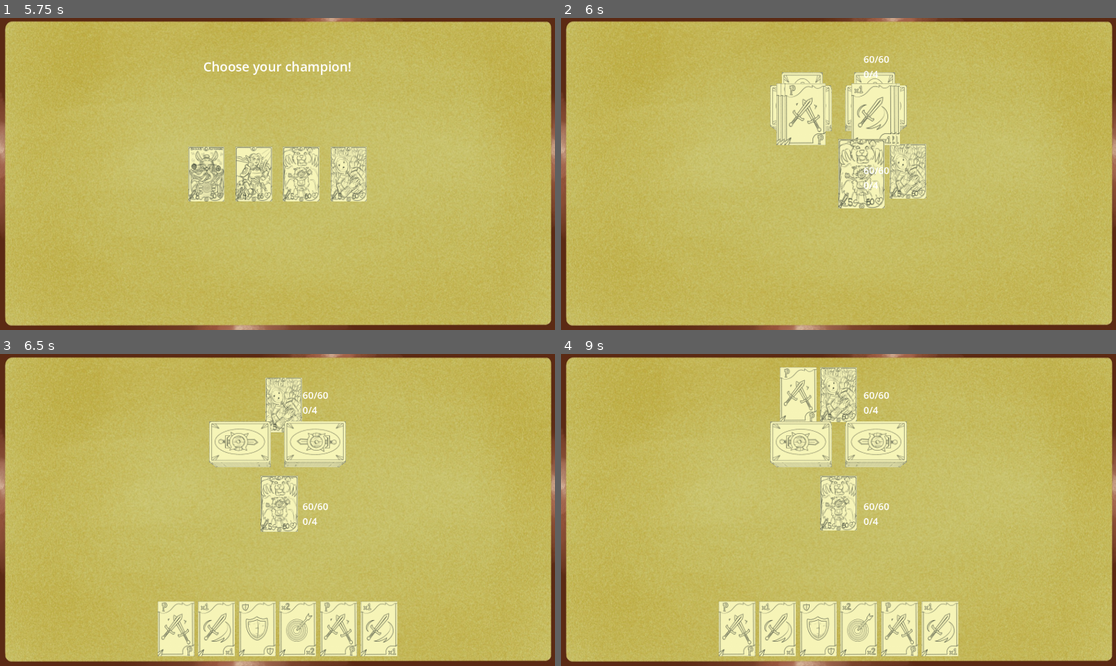
Above: before the commit, frames 1-4 (two rows, left to right).
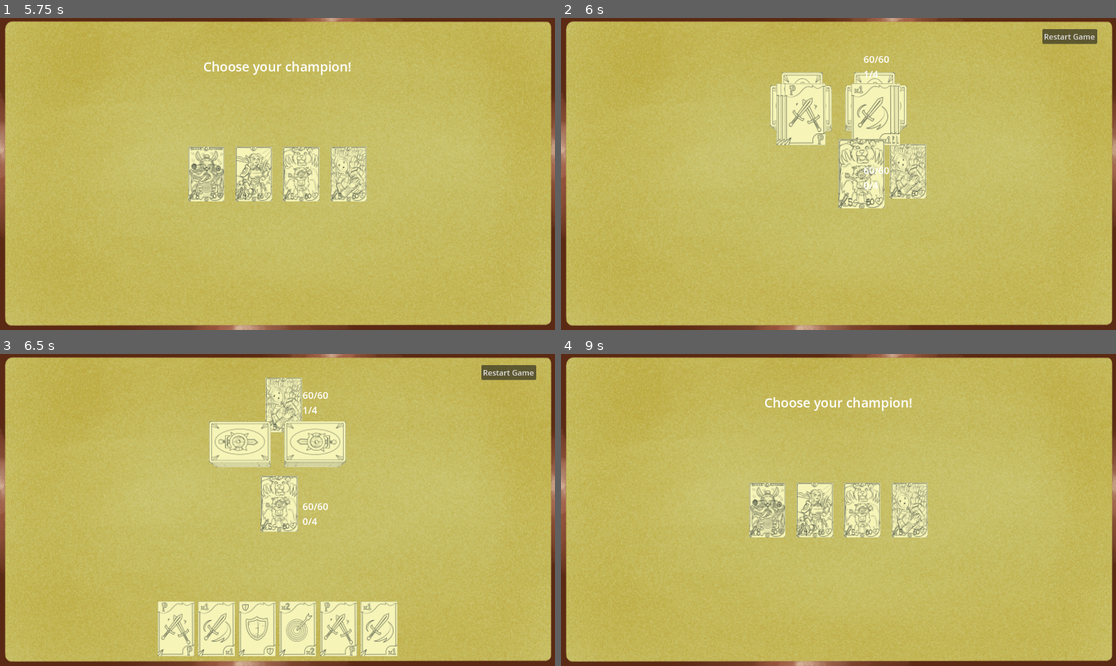
Above: after the commit, the same moments.

Repository: DouglasSRM/outlawschampions
Game: Godot game, scene res://scenes/start.tscn
The game is run twice, just before and just after one commit, with the same random seed, the same clock (stepped at 60 frames per second) and the same inputs.
Inputs (mouse positions are in pixels of both pictures, inside the frame that each line leads up to):
- Up to frame 1 (5.75 s): click "2 players" at 0.5 s; tap Enter at 1.25, 2.75, 4.25 s; move the mouse to (399, 158) at 1.27 s; click (399, 158) at 1.42 s; tap Space at 2, 3.5, 5 s; move the mouse to (166, 189) at 2.02 s; click (166, 189) at 2.17 s; move the mouse to (333, 105) at 2.77 s; click (333, 105) at 2.92 s; move the mouse to (249, 236) at 3.52 s; click (249, 236) at 3.67 s; move the mouse to (444, 220) at 4.27 s; click (444, 220) at 4.42 s; move the mouse to (111, 127) at 5.02 s; click (111, 127) at 5.17 s
- Up to frame 2 (6 s): move the mouse to (866, 174) at 5.77 s; click (866, 174) at 5.92 s
- Up to frame 3 (6.5 s): no input
- Up to frame 4 (9 s): click (1071, 372) at 6.5 s, where only the run after the commit has a clickable "Restart Game"; click (905, 513) at 7.25 s, where only the run after the commit has a clickable "4 players"; move the mouse to (755, 432) at 8.02 s; click (755, 432) at 8.17 s; move the mouse to (960, 494) at 8.77 s; click (960, 494) at 8.92 s

Frame 1 is identical in both runs. In frame 2, 0.5% of the frame differs, in the area x 54-97%, y 3-20%; in frame 3, 0.5%; in frame 4, 18%, in the area x 28-72%, y 4-97%.

Commit message:
implemented mana increase

Diff:
--- a/scenes/game.tscn
+++ b/scenes/game.tscn
@@ -139,6 +139,19 @@
 vertical_alignment = 1
 autowrap_mode = 2
 
+[node name="BtnRestart" type="Button" parent="GUI/Control"]
+layout_mode = 1
+anchors_preset = -1
+anchor_left = 0.867
+anchor_top = 0.034
+anchor_right = 0.966
+anchor_bottom = 0.082
+offset_left = 0.215942
+offset_top = -0.0320015
+offset_right = 0.167969
+offset_bottom = -0.136002
+text = "Restart Game"
+
 [node name="StateMachine" type="Node" parent="."]
 script = ExtResource("2_yqjtg")
 
@@ -159,3 +172,4 @@
 
 [connection signal="loaded" from="." to="." method="_on_loaded"]
 [connection signal="button_down" from="GUI/Control/BtnPlayCard" to="." method="_on_btn_play_card_button_down"]
+[connection signal="button_up" from="GUI/Control/BtnRestart" to="." method="_on_btn_restart_button_up"]
--- a/scripts/action_card.gd
+++ b/scripts/action_card.gd
@@ -25,7 +25,7 @@
 	await get_tree().create_timer(0.5).timeout
 
 	var pos = self.actor.champion.position
-	pos = Vector3(pos.x, 0.1, pos.z)
+	pos = Vector3(pos.x, 0.01, pos.z)
 
 	await self.move_to_position(pos, 0.5)
 
--- a/scripts/actors/actor.gd
+++ b/scripts/actors/actor.gd
@@ -9,3 +9,7 @@
 var can_buy_support: int = 0
 ## How many action cards can the actor currently buy
 var can_buy_action: int = 0
+
+func start_rount():
+	if champion:
+		champion.add_mana()
--- a/scripts/card_state.gd
+++ b/scripts/card_state.gd
@@ -26,3 +26,10 @@
 
 func handle_click() -> CardState:
 	return null
+
+func try_exit_hover():
+	var old_pos = card.default_position
+	while !card.can_hover():
+		await get_tree().create_timer(1).timeout
+	if card.default_position == old_pos:
+		card.do_exit_hover_animation()
--- a/scripts/card_state_machine.gd
+++ b/scripts/card_state_machine.gd
@@ -41,7 +41,7 @@
 
 
 func mouse_leave() -> void:
-	var new_state = current_state.mouse_leave()
+	var new_state = await current_state.mouse_leave()
 	if new_state:
 		change_state(new_state)
 
--- a/scripts/card_states/champion.gd
+++ b/scripts/card_states/champion.gd
@@ -11,6 +11,17 @@
 	return null
 
 func mouse_leave() -> CardState:
-	if card.can_hover() and card.hover:
-		card.do_exit_hover_animation()
+	if card.hover:
+		try_exit_hover()
 	return null
+
+func process_click() -> CardState:
+	card.special_attack()
+	return null
+
+func handle_click() -> CardState:
+	if !(card is ChampionCard):
+		return null
+	if card.can_use_special():
+		return process_click()
+	return null
--- a/scripts/card_states/equiped.gd
+++ b/scripts/card_states/equiped.gd
@@ -19,6 +19,6 @@
 	return null
 
 func mouse_leave() -> CardState:
-	if card.can_hover() and card.hover:
-		card.do_exit_hover_animation()
+	if card.hover:
+		try_exit_hover()
 	return null
--- a/scripts/card_states/hand.gd
+++ b/scripts/card_states/hand.gd
@@ -17,8 +17,8 @@
 	return null
 
 func mouse_leave() -> CardState:
-	if card.can_hover() and card.hover:
-		card.do_exit_hover_animation()
+	if card.hover:
+		try_exit_hover()
 	return null
 
 func handle_click() -> CardState:
--- a/scripts/card_states/select.gd
+++ b/scripts/card_states/select.gd
@@ -10,8 +10,8 @@
 	return null
 
 func mouse_leave() -> CardState:
-	if card.can_hover() and card.hover:
-		card.do_exit_hover_animation()
+	if card.hover:
+		try_exit_hover()
 	return null
 
 func handle_click() -> CardState:
--- a/scripts/card_states/table.gd
+++ b/scripts/card_states/table.gd
@@ -32,6 +32,6 @@
 	return null
 
 func mouse_leave() -> CardState:
-	if card.can_hover() and card.hover:
-		card.do_exit_hover_animation()
+	if card.hover:
+		try_exit_hover()
 	return null
--- a/scripts/champion_card.gd
+++ b/scripts/champion_card.gd
@@ -17,11 +17,21 @@
 var power: int
 var max_mana: int
 var mana: int
+var special_mana: int
 
 func decrease_health(value):
 	health = max(0, health - value)
 	update_status()
 
+func special_attack():
+	pass
+
+func add_mana():
+	if mana < max_mana:
+		mana += 1
+
+func can_use_special() -> bool:
+	return mana >= special_mana and parent.can_use_special()
 
 func attack(champion: ChampionCard, damage := power):
 	champion.decrease_health(damage)
--- a/scripts/champions/druid.gd
+++ b/scripts/champions/druid.gd
@@ -8,3 +8,4 @@
 	power = 5
 	max_mana = 4
 	mana = 0
+	special_mana = 4
--- a/scripts/champions/mage.gd
+++ b/scripts/champions/mage.gd
@@ -8,3 +8,4 @@
 	power = 8
 	max_mana = 4
 	mana = 0
+	special_mana = 4
--- a/scripts/champions/paladin.gd
+++ b/scripts/champions/paladin.gd
@@ -8,3 +8,4 @@
 	power = 4
 	max_mana = 4
 	mana = 0
+	special_mana = 4
--- a/scripts/champions/rogue.gd
+++ b/scripts/champions/rogue.gd
@@ -8,3 +8,4 @@
 	power = 5
 	max_mana = 4
 	mana = 0
+	special_mana = 4
--- a/scripts/game_base.gd
+++ b/scripts/game_base.gd
@@ -102,6 +102,14 @@
 		end()
 
 
+func can_use_special() -> bool:
+	return state_machine.can_use_special()
+
+
+func _on_btn_restart_button_up() -> void:
+	end()
+
+
 func end():
 	get_tree().change_scene_to_file("res://scenes/start.tscn")
 
@@ -285,6 +293,8 @@
 
 
 func pop_card(card: BaseCard):
+	if !is_inside_tree():
+		return
 	card.update_hover_position(0.3)
 	card.do_hover_animation()
 	await get_tree().create_timer(0.35).timeout
--- a/scripts/game_state.gd
+++ b/scripts/game_state.gd
@@ -8,6 +8,9 @@
 
 func exit() -> void:
 	pass
+
+func can_use_special() -> bool:
+	return false
 
 func allow_hand_click(card: BaseCard) -> bool:
 	return false
--- a/scripts/game_state_machine.gd
+++ b/scripts/game_state_machine.gd
@@ -18,6 +18,10 @@
 
 	current_state = new_state
 	current_state.enter()
+
+
+func can_use_special() -> bool:
+	return current_state.can_use_special()
 
 
 func allow_hand_click(card: BaseCard) -> bool:
--- a/scripts/game_states/attack.gd
+++ b/scripts/game_states/attack.gd
@@ -17,6 +17,10 @@
 func handle_play_button() -> GameState:
 	await parent.play_card()
 	return buying_support
+
+
+func can_use_special() -> bool:
+	return parent.is_player_turn()
 
 
 func process_action_deck_click() -> GameState:
@@ -40,4 +44,8 @@
 
 	if card is ActionCard:
 		return true
+
+	if card is ChampionCard and card.can_use_special():
+		return true
+
 	return false
--- a/scripts/game_states/buying_support.gd
+++ b/scripts/game_states/buying_support.gd
@@ -3,6 +3,7 @@
 @onready var equip: GameState = $"../Equip"
 
 func enter() -> void:
+	parent.current_actor.start_rount()
 	if (parent.can_buy_support == 0):
 		parent.can_buy_support = 1
 
